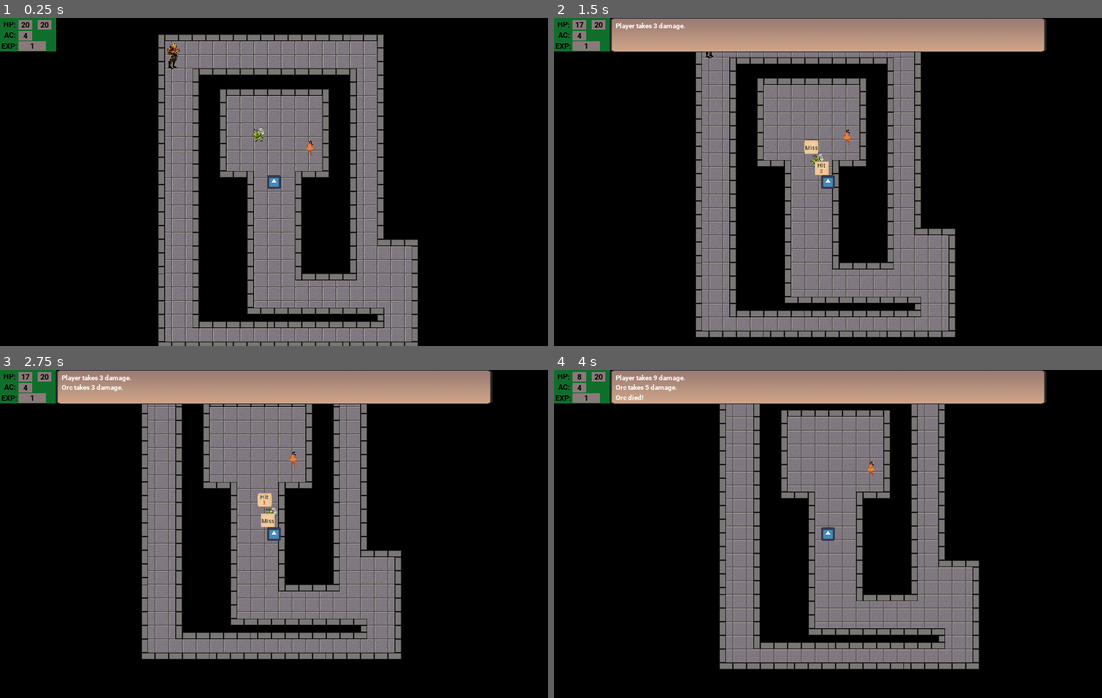
Above: before the commit, frames 1-4 (two rows, left to right).
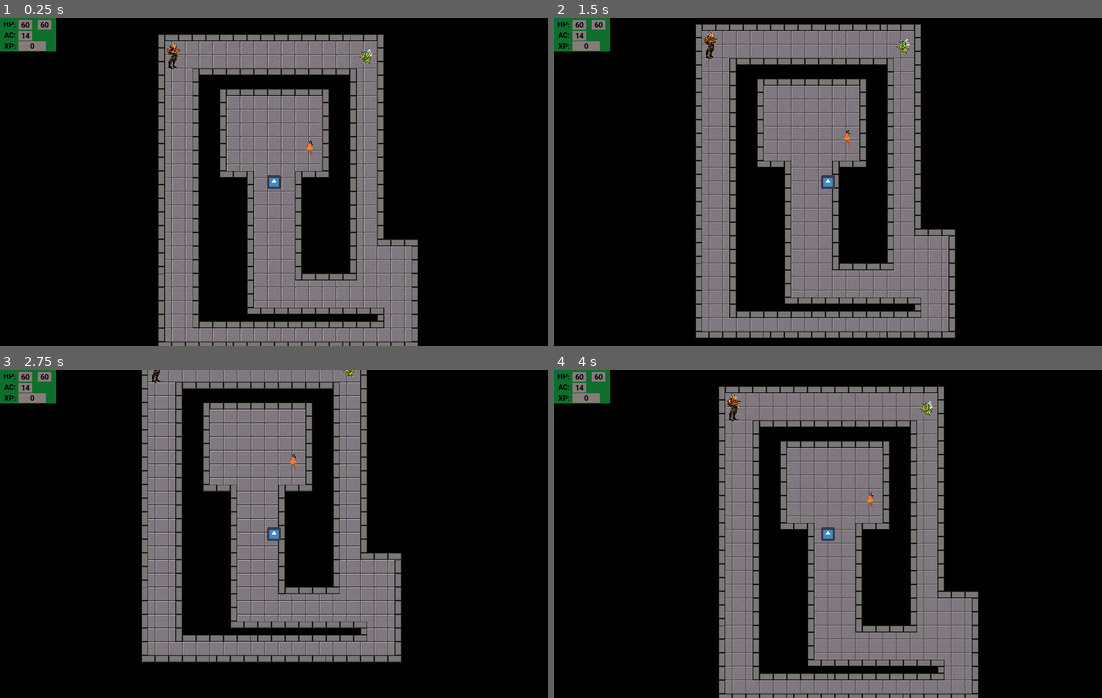
Above: after the commit, the same moments.

Repository: crpalmer/tile-game
Game: Godot game, scene res://Dungeon/Dungeon.tscn
Same seed, same stepped clock (60 frames per second), same inputs: the game is played once before the commit and once after it. This scene is started directly instead of the project's main scene. The engine's default icon, where the game draws it, is replaced by a stand-in: a white triangle on a blue panel in a dark square.
Inputs:
- Up to frame 1 (0.25 s): no input
- Up to frame 2 (1.5 s): hold Right (right) 0.53-1.28 s; hold A (attack) 0.53-1.28 s; hold Down (down) from 1.28 s (still down); tap A (attack) at 1.35 s
- Up to frame 3 (2.75 s): release Down (down) at 2.03 s; hold Right (right) from 2.03 s (still down); hold A (attack) from 2.03 s (still down); tap U (use) at 2.1 s
- Up to frame 4 (4 s): tap Enter at 2.75 s; release Right (right) at 2.78 s; release A (attack) at 2.78 s; hold Up (up) 2.78-3.53 s; tap A (attack) at 2.85 s; hold Left (left) from 3.53 s (still down); hold A (attack) from 3.53 s (still down)

The runs differ from the first frame. In frame 1, 0.2% of the frame differs, in the area x 0-69%, y 1-38%; in frame 2, 13%; in frame 3, 16%; in frame 4, 25%, in the area x 0-90%, y 0-100%.

Commit message:
Add simple XP handling and make combat more like new D&D rules
I added a monster Actor to handle some of the tasks that would end
up being repetitive during the creation of each monster.

Diff:
--- a/Dungeon/Dungeon.tscn
+++ b/Dungeon/Dungeon.tscn
@@ -136,20 +136,10 @@
 [node name="DungeonGreeter" parent="." instance=ExtResource( 3 )]
 position = Vector2( 85, 60 )
 display_name = "Bob"
-damage_dice = {
-"d": 6,
-"n": 1,
-"plus": 0
-}
 
 [node name="NewGuy" parent="." instance=ExtResource( 5 )]
 position = Vector2( -236, -157 )
 display_name = "Bob"
-damage_dice = {
-"d": 6,
-"n": 1,
-"plus": 0
-}
 
 [node name="Orc" parent="." instance=ExtResource( 4 )]
-position = Vector2( -44, 7 )
+position = Vector2( 215, -156 )
--- a/Dungeon/Orc.gd
+++ /dev/null
@@ -1,9 +0,0 @@
-extends Actor
-
-func _ready():
-	hp = roll_die(8)
-	ac = 4
-	to_hit_ac10 = 10
-	damage_dice = {"n": 1, "d": 8, "plus": 1}
-	speed = 96
-	mood = Mood.NEUTRAL
--- a/Dungeon/Orc.tscn
+++ b/Dungeon/Orc.tscn
@@ -1,14 +1,24 @@
-[gd_scene load_steps=5 format=2]
+[gd_scene load_steps=4 format=2]
 
-[ext_resource path="res://Dungeon/Orc.gd" type="Script" id=1]
-[ext_resource path="res://GameEngine/Actors/Actor.tscn" type="PackedScene" id=2]
+[ext_resource path="res://GameEngine/Actors/Monster.tscn" type="PackedScene" id=1]
 [ext_resource path="res://Dungeon/images/orc.png" type="Texture" id=3]
 
 [sub_resource type="CircleShape2D" id=1]
 radius = 15.0
 
-[node name="Orc" instance=ExtResource( 2 )]
-script = ExtResource( 1 )
+[node name="Orc" instance=ExtResource( 1 )]
+to_hit_modifiers = 5
+damage_dice = {
+"d": 12,
+"n": 1,
+"plus": 3
+}
+xp_value = 100
+hp_dice = {
+"d": 8,
+"n": 2,
+"plus": 6
+}
 
 [node name="Sprite" type="Sprite" parent="." index="0"]
 scale = Vector2( 0.2, 0.2 )
--- a/GameEngine/Actors/Actor.gd
+++ b/GameEngine/Actors/Actor.gd
@@ -7,12 +7,14 @@
 export var ac = 10
 export var hp = 1
 export var max_hp = 1
-export var to_hit_ac10 = 12
+export var to_hit_modifiers = 0
 export var damage_dice = { "n": 1, "d": 6, "plus":0 }
-export var speed = 128
+export var speed = 30
+export var xp_value = 1
 export var secs_between_attacks = 1.0
 export var close_radius = 40
 export var vision_radius = 250
+export var xp = 0
 
 export var mood = Mood.FRIENDLY
 var attack_available = true
@@ -33,11 +35,14 @@
 	$CloseArea.set_tracking_radius(radius)
 	close_radius = radius
 
-func take_damage(damage:int):
+func take_damage(damage:int, from:Actor):
 	hp -= damage
 	show_message(name + " takes " + String(damage) + " damage.")
-	if hp <= 0: died()
-	else: damage_popup(true, damage)
+	if hp <= 0:
+		from.killed(self)
+		died()
+	else:
+		damage_popup(true, damage)
 
 func attack(who:Actor):
 	if not who: return
@@ -48,16 +53,17 @@
 	$AttackAvailable.start(secs_between_attacks)
 
 	var roll = roll_die(20)
-	if roll == 20 or roll >= to_hit_ac10 + (10-who.ac):
+	if roll == 20 or roll + to_hit_modifiers >= who.ac:
 		var damage = roll_dice(damage_dice)
-		who.take_damage(damage)
+		who.take_damage(damage, self)
 	else:
 		who.damage_popup(false)
 
 func roll(n:int, d:int, plus:int = 0):
 	var total = plus
 	for i in n:
-		total += randi()%d+1
+		var roll = randi()%d + 1
+		total += roll + plus
 	return total
 
 func roll_die(d:int):
@@ -72,6 +78,9 @@
 func died():
 	show_message(name + " died!")
 	queue_free()
+
+func killed(who:Actor):
+	pass
 
 func player_is_visible():
 	return $VisionArea.player_is_in_area
--- a/GameEngine/Actors/Actor.tscn
+++ b/GameEngine/Actors/Actor.tscn
@@ -6,6 +6,7 @@
 
 [node name="Actor" type="KinematicBody2D"]
 script = ExtResource( 4 )
+speed = 120
 
 [node name="VisionArea" parent="." instance=ExtResource( 1 )]
 
--- /dev/null
+++ b/GameEngine/Actors/Monster.gd
@@ -0,0 +1,10 @@
+extends Actor
+class_name Monster
+
+export var hp_dice = { "n": 1, "d": 8, "plus":1 }
+
+func _ready():
+	hp = roll_dice(hp_dice)
+	max_hp = hp
+	mood = Mood.NEUTRAL
+	print(name + ": HP = " + String(hp))
--- /dev/null
+++ b/GameEngine/Actors/Monster.tscn
@@ -0,0 +1,12 @@
+[gd_scene load_steps=3 format=2]
+
+[ext_resource path="res://GameEngine/Actors/Monster.gd" type="Script" id=1]
+[ext_resource path="res://GameEngine/Actors/Actor.tscn" type="PackedScene" id=2]
+
+[node name="Monster" instance=ExtResource( 2 )]
+script = ExtResource( 1 )
+hp_dice = {
+"d": 8,
+"n": 1,
+"plus": 1
+}
--- a/GameEngine/Actors/Player.gd
+++ b/GameEngine/Actors/Player.gd
@@ -12,8 +12,12 @@
 	HUD = $Camera2D/HUD
 	HUD.update_player_stats(self)
 
-func take_damage(damage:int):
-	.take_damage(damage)
+func take_damage(damage:int, from):
+	.take_damage(damage, from)
+	HUD.update_player_stats(self)
+
+func killed(who):
+	xp += who.xp_value
 	HUD.update_player_stats(self)
 
 func process(delta):
--- a/GameEngine/Actors/Player.tscn
+++ b/GameEngine/Actors/Player.tscn
@@ -8,10 +8,9 @@
 [sub_resource type="CircleShape2D" id=1]
 
 [node name="Player" instance=ExtResource( 3 )]
-ac = 4
-hp = 20
-max_hp = 20
-to_hit_ac10 = 5
+ac = 14
+hp = 60
+max_hp = 60
 
 [node name="Camera2D" type="Camera2D" parent="." index="0"]
 current = true
--- a/GameEngine/HUD.gd
+++ b/GameEngine/HUD.gd
@@ -8,4 +8,4 @@
 	$Stats/HPRect/HP.text = String(player.hp)
 	$Stats/HPMaxRect/HPMax.text = String(player.max_hp)
 	$Stats/ACRect/AC.text = String(player.ac)
-	$Stats/ExpRect/Exp.text = String(1)
+	$Stats/XPRect/XP.text = String(player.xp)
--- a/GameEngine/HUD.tscn
+++ b/GameEngine/HUD.tscn
@@ -39,14 +39,14 @@
 custom_fonts/font = SubResource( 2 )
 text = "AC:"
 
-[node name="ExpLabel" type="Label" parent="Stats"]
-margin_left = 3.0
+[node name="XPLabel" type="Label" parent="Stats"]
+margin_left = 10.0
 margin_top = 54.0
-margin_right = 126.0
+margin_right = 133.0
 margin_bottom = 76.0
 custom_colors/font_color = Color( 0, 0, 0, 1 )
 custom_fonts/font = SubResource( 2 )
-text = "EXP:"
+text = "XP:"
 
 [node name="HPRect" type="ColorRect" parent="Stats"]
 margin_left = 44.0
@@ -96,14 +96,14 @@
 align = 1
 valign = 1
 
-[node name="ExpRect" type="ColorRect" parent="Stats"]
+[node name="XPRect" type="ColorRect" parent="Stats"]
 margin_left = 44.0
 margin_top = 55.0
 margin_right = 108.0
 margin_bottom = 77.0
 color = Color( 0.545098, 0.478431, 0.478431, 1 )
 
-[node name="Exp" type="Label" parent="Stats/ExpRect"]
+[node name="XP" type="Label" parent="Stats/XPRect"]
 margin_right = 64.0
 margin_bottom = 22.0
 custom_colors/font_color = Color( 0, 0, 0, 1 )
--- a/project.godot
+++ b/project.godot
@@ -40,6 +40,11 @@
 "path": "res://GameEngine/Messages.gd"
 }, {
 "base": "Actor",
+"class": "Monster",
+"language": "GDScript",
+"path": "res://GameEngine/Actors/Monster.gd"
+}, {
+"base": "Actor",
 "class": "Player",
 "language": "GDScript",
 "path": "res://GameEngine/Actors/Player.gd"
@@ -61,6 +66,7 @@
 "HUD": "",
 "InventoryThing": "",
 "Messages": "",
+"Monster": "",
 "Player": "",
 "Thing": "",
 "TrackingArea": ""
